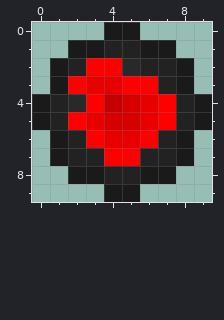
Pixel-art sprite, stored at TheGildedOnes/Items/Accessories/RuneOfWrath.png. Above is the file before it was changed.
The file is 40x40 pixels, drawn in blocks of 4x4; one block is one cell here. Colours within 5 levels of each other are drawn and written as one.
And afterwards:
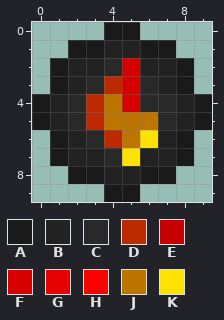
Palette (. is transparent): A #1a1a1a  B #222222  C #292929  D #bd2a00  E #c50000  F #d60000  G #e70000  H #ff0000  J #bd7500  K #ffe100
From old to new:
{"y":2,"x":3,"old":"HHC","new":"BCF"}
{"y":3,"x":2,"old":"HGGHH","new":"BCDFC"}
{"y":4,"x":3,"old":"HE","new":"DJ"}
{"y":4,"x":6,"old":"GH","new":"CC"}
{"y":5,"x":2,"old":"HGFFGH","new":"CDJJJC"}
{"y":6,"x":3,"old":"HGGH","new":"CDJK"}
{"y":7,"x":4,"old":"HH","new":"CK"}
{"label":"changed","picture_box":[68,58,176,166]}
